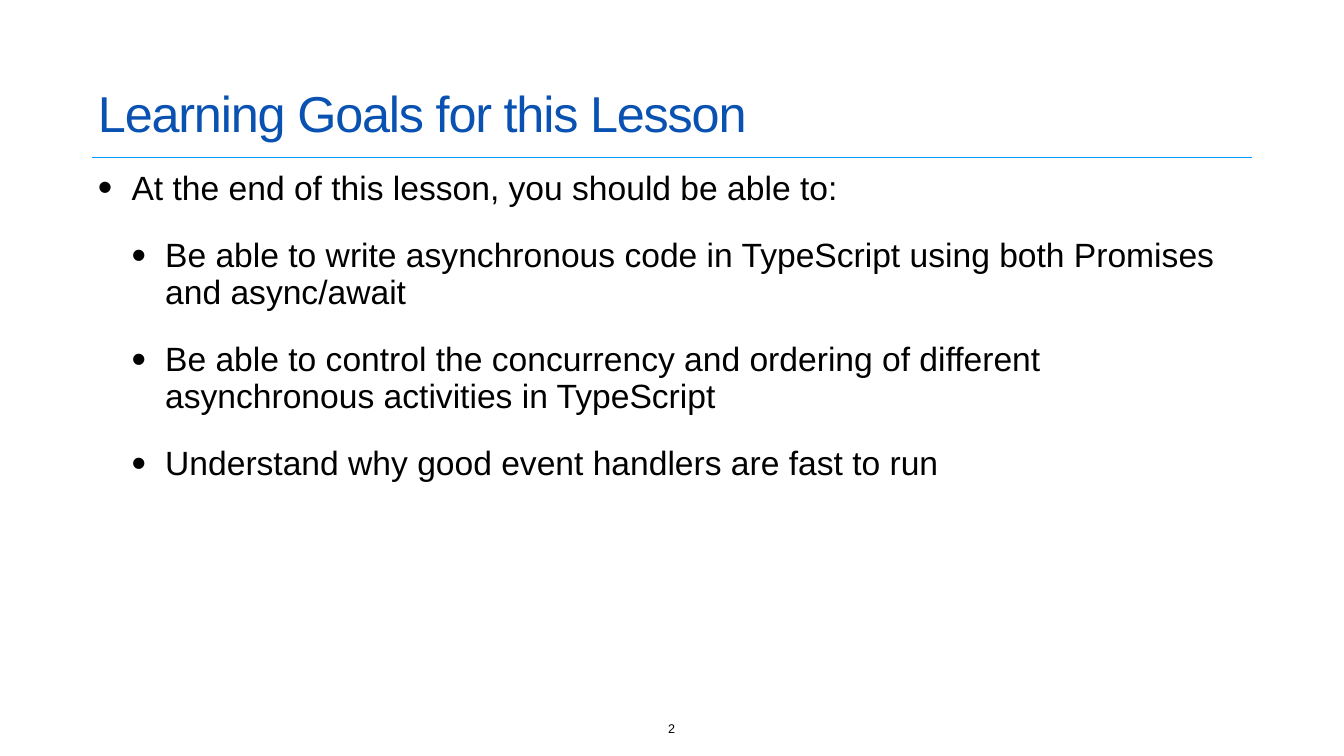
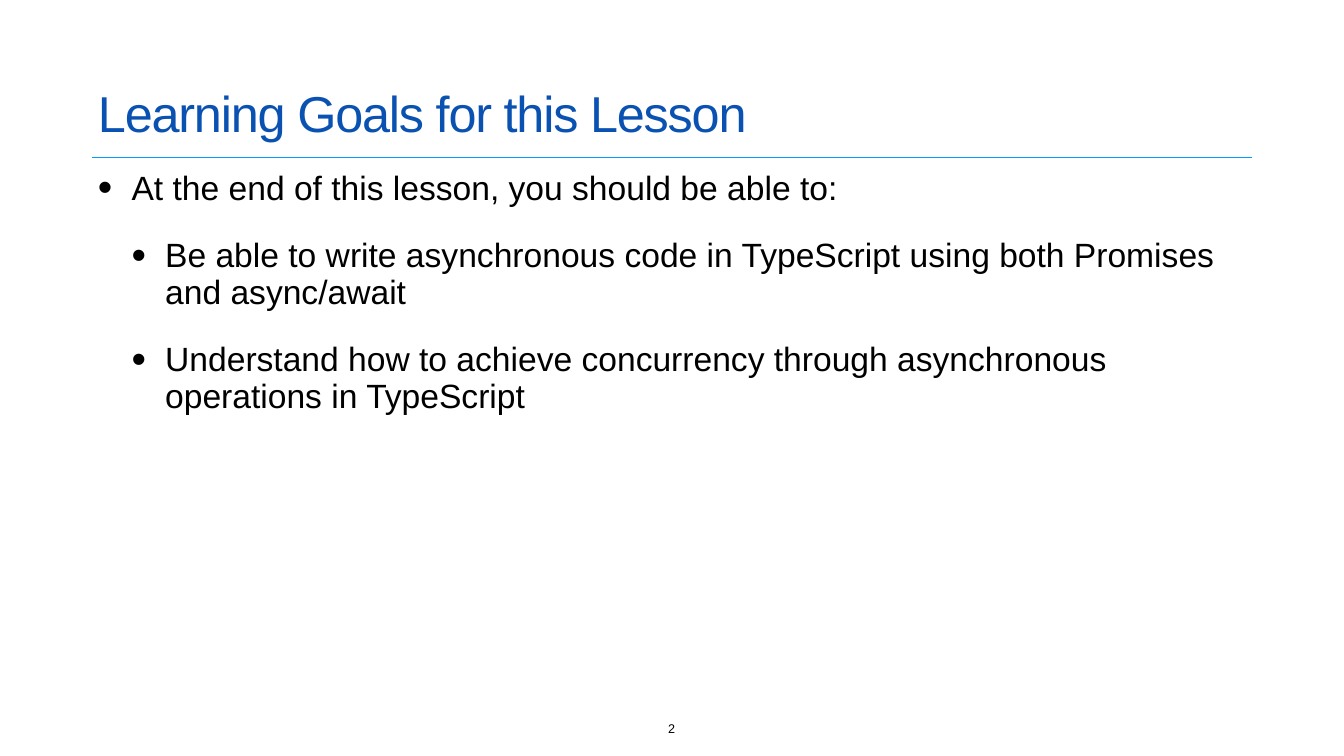
Before and after one commit to neu-se/CS4530-Spring-2022, a slide deck: slide 2 of Slides/Lesson 4.2 Asynchronous Programming.pptx. Drawn at 1344x756 pixels with LibreOffice and Linux fonts; fonts in the diff are those of the drawing. Boxes give left, top, right and bottom in pixels: in the first picture for what was removed or moved away, otherwise in the second. Text is boxed around its words. In the diff, an @@ line names an element or a change of style, - is before the commit and + after.

```diff
--- a/Slides/Lesson 4.2 Asynchronous Programming.pptx
+++ b/Slides/Lesson 4.2 Asynchronous Programming.pptx
@@ text at <box>165,346,1106,415</box>: text changed @@
-  • Be able to control the concurrency and ordering of different asynchronous activities in TypeScript
-  • Understand why good event handlers are fast to run
+  • Understand how to achieve concurrency through asynchronous operations in TypeScript
```
Also in this commit, not shown: 2 other slides changed, 3 slides added, 1 other file.
